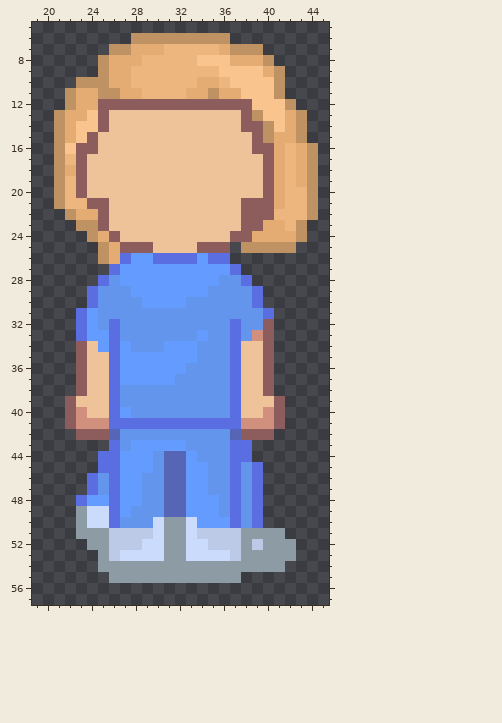
Two versions of one pixel-art file, Art/PixelArt/Characters/Aseprite files/Enfermeiros/Enf. Larissa.aseprite. This is how it looked before the edit.
64x64 pixels, 1 frame. Shown: x 19..45, y 5..57.
The same view after the edit:
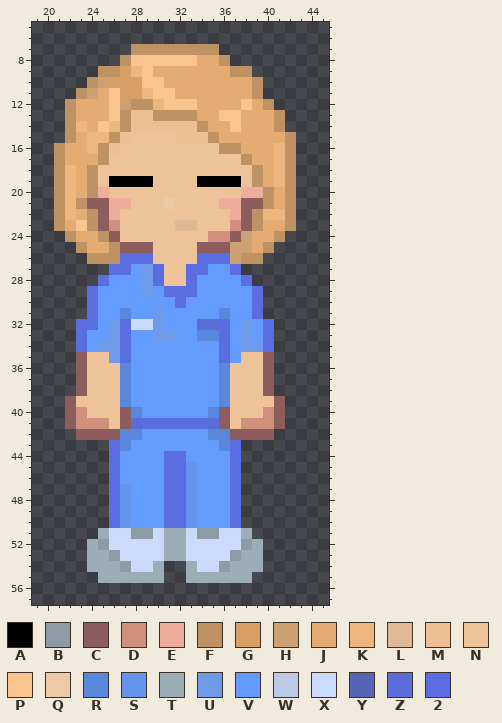
Palette (. is transparent): A #000000  B #8d9ca4  C #8d5c5c  D #d18f7d  E #eeac9a  F #bf9264  G #d9a066  H #cda174  J #e4ac73  K #edb67f  L #dfb995  M #eebf93  N #eec39a  P #fac48e  Q #edc9a6  R #5887db  S #6495ed  T #9badb7  U #6e9ae8  V #639bff  W #bccae8  X #cbdbfc  Y #5765b6  Z #5b6dd6  2 #5b6ee1
Edits made:
layer "walkingSide2" now hidden
layer "Base - front" now shown
layer "Base - front pisca" added
layer "Base - back intermediario" removed
Changed rows in their new state; - is an unchanged pixel.
first column x 21:
 6 -------.........--------
 7 -----..FFFFFFFF....-----
 8 ----..FPPPPPPJJF....----
 9 -----FG-PJJJJJJJFF...---
10 --.-HGGGPPJJJ--JJJF..---
11 -.FHJPGG-PPJ--J--JF..---
12 ----JPHFFKPPPJJJJPJF..--
13 .F-JJPFMMFFFFJJPPJJJF..-
14 .FKJPKFMMMMMMFJJPJJJF..-
15 .FJKKFM----MMMFJJJJJ-F.-
16 -JJKFM---------FFJJJKF..
17 -JJJF------------FJJKF..
18 -KJF--------------FJKF..
19 --JF-AAAA----AAAA-FJKF..
20 --JFE------------EEF-F..
21 --F--EE---Q----EE--F-F..
22 FK-F-E----------E-FK-F..
23 FJP--D-----LL---D-F--F.-
24 -FJJF---------DD-H--F..-
25 --FJJF----------HHJ-..--
26 ---F-F-22NNNN2--HFF-----
27 ------2-U2NN22----------
28 -----V--U2NN2--VV-------
29 ----VVV-U-222-VVVV------
30 ----VVVV---2VVVVVV------
31 --.2VVRVVUVVVVVRVV2.----
32 ---2VU2XXUVVVZZ2VUV2----
33 -----U2VVUUVVRR2VUV2----
34 --2VUU2VVV---VV2VUU2----
35 -----U2------VV2V-------
36 -----NR-----VVVRN-------
37 -----NR----VVVVRN-------
38 -----NRVVVVVVVVRN-------
39 -----NRVVVVVVVVRN-------
40 -----NCRVVVVVVRCN-------
41 -----NCZ------ZCN-------
42 -----CRRVVVVVVRRC-------
43 ------R-----VVVR-.------
44 ----.----V22-VVV-.------
45 ----.----V22S-VV-..-----
46 ---..---VV22S-VV-..-----
47 ---..-S-VV22S-VV-..-----
48 --...-S-VV22S--V-..-----
49 --...-SVVV22S--V-..-----
50 --...--VVV22S----..-----
51 --..TXXBB-TT-BBXXT...---
52 ---T-XXX--TT--XXX-T...--
53 ---TTB----TT----BTT...--
54 ---TTT-XXT..TXX-TTT..---
55 ----TTTTTT..TTTTTT------
Changed places in both pictures, as pixel boxes (x1, y1, x2, y2):
changed: (54, 33, 318, 583)
